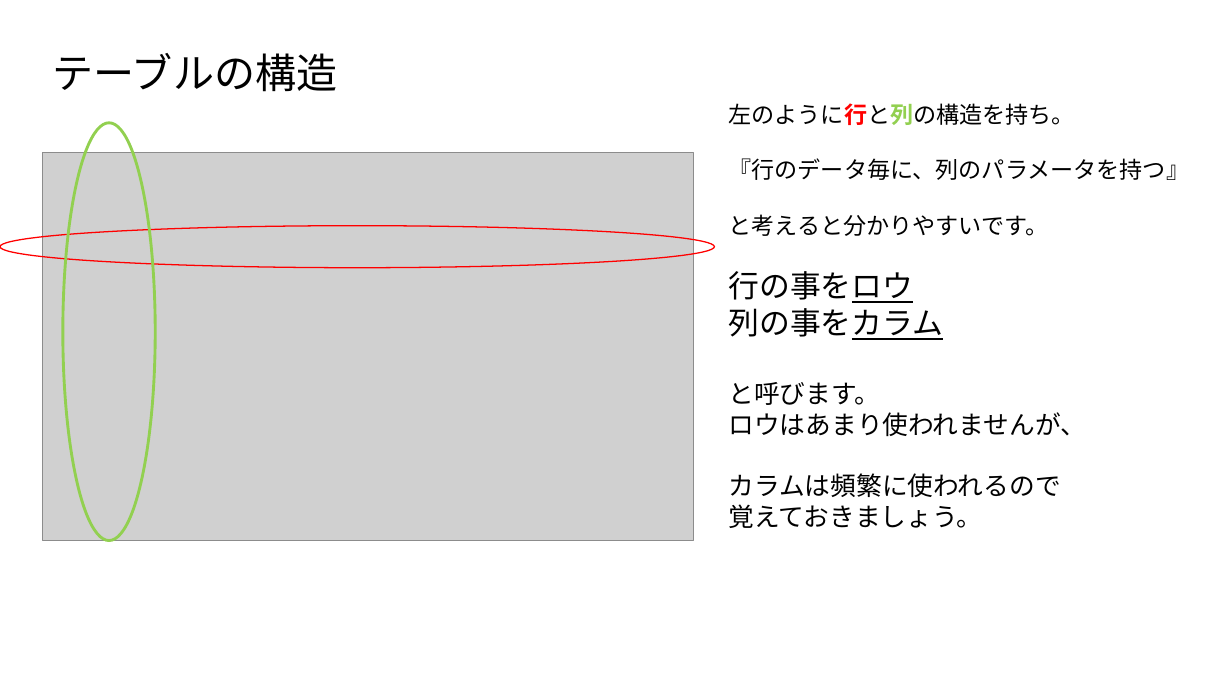
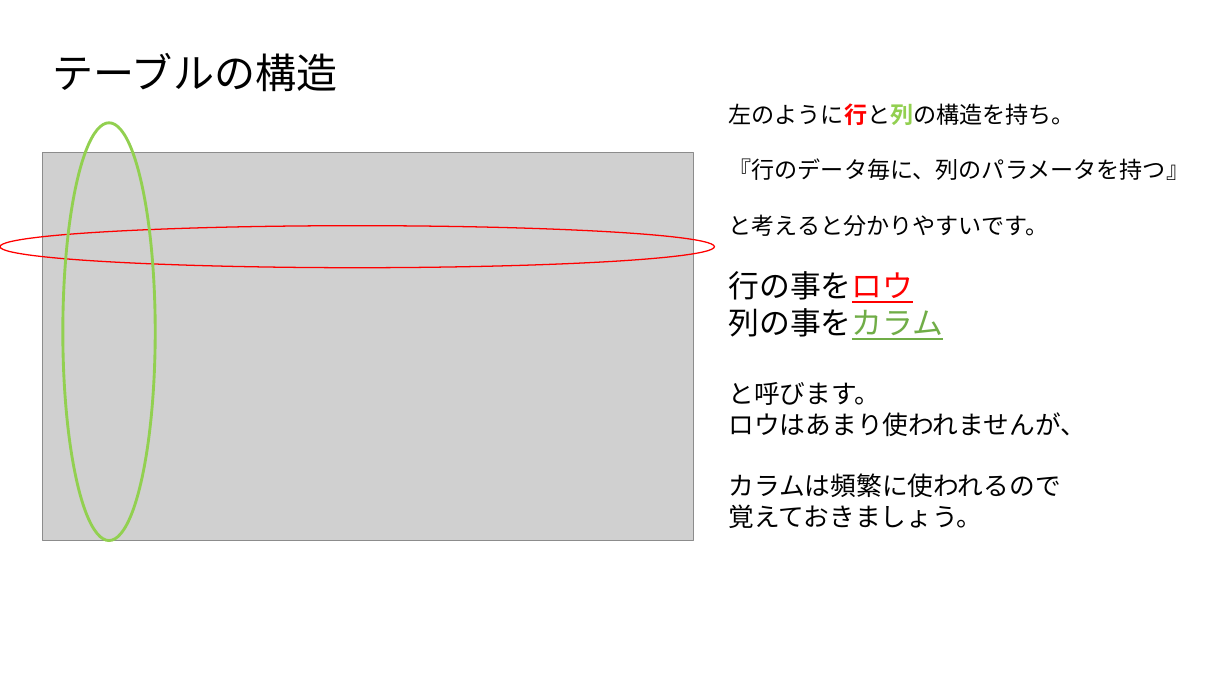
Before and after one commit to MahiroCreative/GameEngineFor2022, a slide deck: slide 5 of 2.SecondSemester/2.ネットワーク通信_データベースの基本.pptx. Drawn at 1232x693 pixels with LibreOffice and Linux fonts; fonts in the diff are those of the drawing; grey boxes stand for pictures. Boxes give left, top, right and bottom in pixels: in the first picture for what was removed or moved away, otherwise in the second. Text is boxed around its words. In the diff, an @@ line names an element or a change of style, - is before the commit and + after.

```diff
--- a/2.SecondSemester/2.ネットワーク通信_データベースの基本.pptx
+++ b/2.SecondSemester/2.ネットワーク通信_データベースの基本.pptx
@@ text at [729, 271, 944, 340]: text colour #000000 to #FF0000 in "行の事をロウ"; text colour #000000 to #70AD47 in "列の事をカラム" @@
```
Also in this commit, not shown: 3 other slides changed, 7 slides added.
